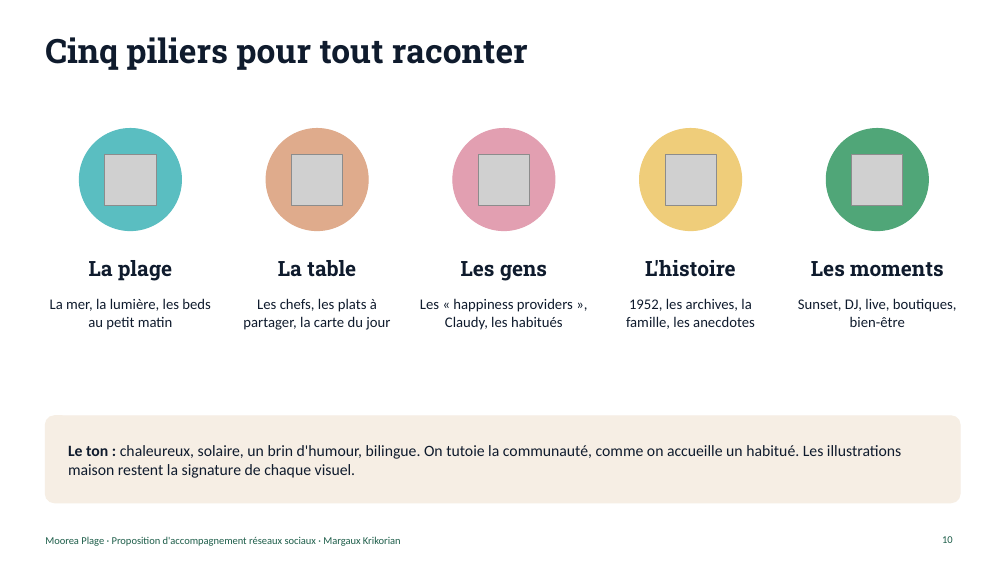
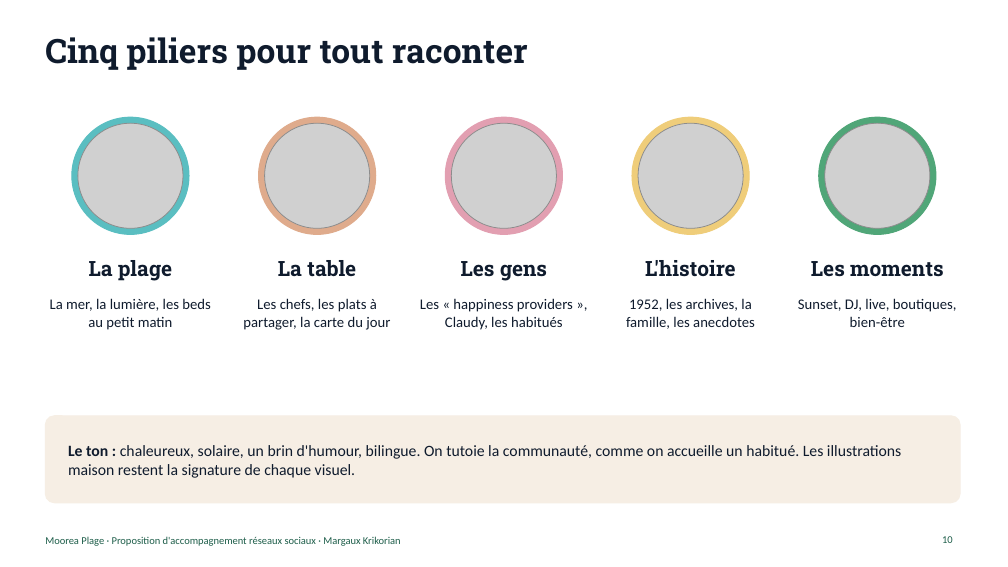
Before and after one commit to margaritakrikorian-ai/Assistant-CM, a slide deck: slide 10 of prospection/moorea-plage/Moorea-Plage-proposition.pptx. Drawn at 1008x567 pixels with LibreOffice and Linux fonts; fonts in the diff are those of the drawing; grey boxes stand for pictures. Boxes give left, top, right and bottom in pixels: in the first picture for what was removed or moved away, otherwise in the second. Text is boxed around its words. In the diff, an @@ line names an element or a change of style, - is before the commit and + after.

```diff
--- a/prospection/moorea-plage/Moorea-Plage-proposition.pptx
+++ b/prospection/moorea-plage/Moorea-Plage-proposition.pptx
@@ ellipse: place and size @@
-ellipse at (79, 129, 181, 231)
+ellipse at (72, 117, 189, 234)
@@ ellipse: place and size @@
-ellipse at (266, 129, 368, 231)
+ellipse at (259, 117, 376, 234)
@@ ellipse: place and size @@
-ellipse at (453, 129, 555, 231)
+ellipse at (445, 117, 563, 234)
@@ ellipse: place and size @@
-ellipse at (640, 129, 742, 231)
+ellipse at (632, 117, 749, 234)
@@ ellipse: place and size @@
-ellipse at (827, 129, 929, 231)
+ellipse at (819, 117, 936, 234)
@@ picture: place and size @@
-picture at (105, 154, 157, 206)
+picture at (78, 123, 183, 228)
@@ picture: place and size @@
-picture at (292, 154, 343, 206)
+picture at (265, 123, 370, 228)
@@ picture: place and size @@
-picture at (479, 154, 530, 206)
+picture at (451, 123, 557, 228)
@@ picture: place and size @@
-picture at (665, 154, 717, 206)
+picture at (638, 123, 743, 228)
@@ picture: place and size @@
-picture at (852, 154, 904, 206)
+picture at (825, 123, 930, 228)
```
Also in this commit, not shown: 9 other slides changed, 18 other files.
